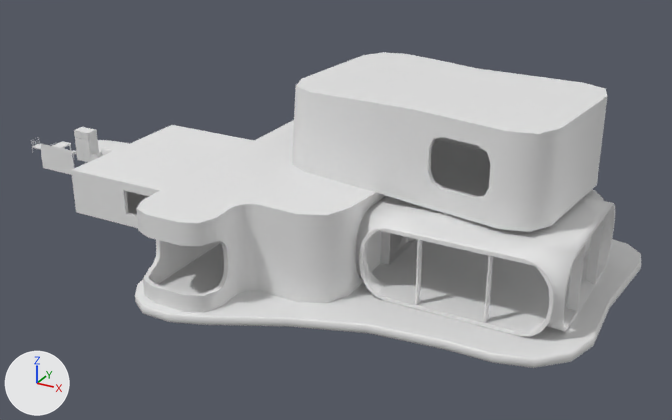
One commit to the FBX model Assets/Models/All.fbx: the scene before it, then after it.
One viewpoint serves both versions: a 50 mm camera at (30.5, -37.1, 19.9) aimed at (9.7, 0.6, 1.1). Every picture has the same lights, and +X, +Y and +Z are marked at lower left. Where no turn or scale is listed for an object, it has been applied to the vertices.

In view in the first picture: 'HouseBase', 'HouseGeometry', 'HouseLobby', 'PosterLarge', 'Room'.
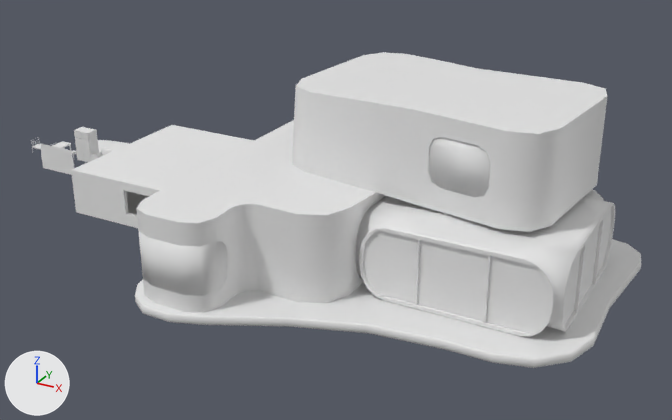
Commit message: Add glass

What the commit changed:
Mesh me_cube_021 is new.
It has 136 vertices, 96 faces and spans x -11.8..2.1, y -11.4..6.0, z -3.3..3.6.
Mesh me_cube_006 is new.
It has 260 vertices, 148 faces and spans x -4.21..4.57, y -4.31..4.3, z -1.1..2.19.
Object 'HouseGlass' (ob_houseglass) is new; it shows me_cube_021.
Its location is (16.67, 2.08, 3.61).
Object 'HouseLobbyGlass' (ob_houselobbyglass) is new; it shows me_cube_006.
Its location is (17.98, 0.1, 0.8).

What differs and where, as boxes [x1, y1, x2, y2] in the pictures (672 x 420 px):
'HouseLobbyGlass', added: after [364, 209, 611, 333]
'HouseGlass', added: after [139, 137, 490, 296]
